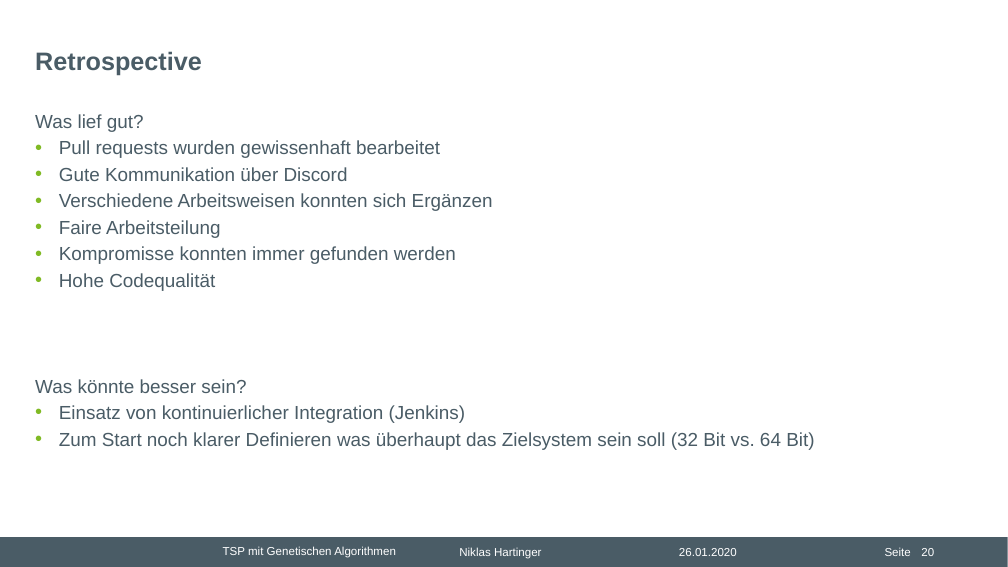
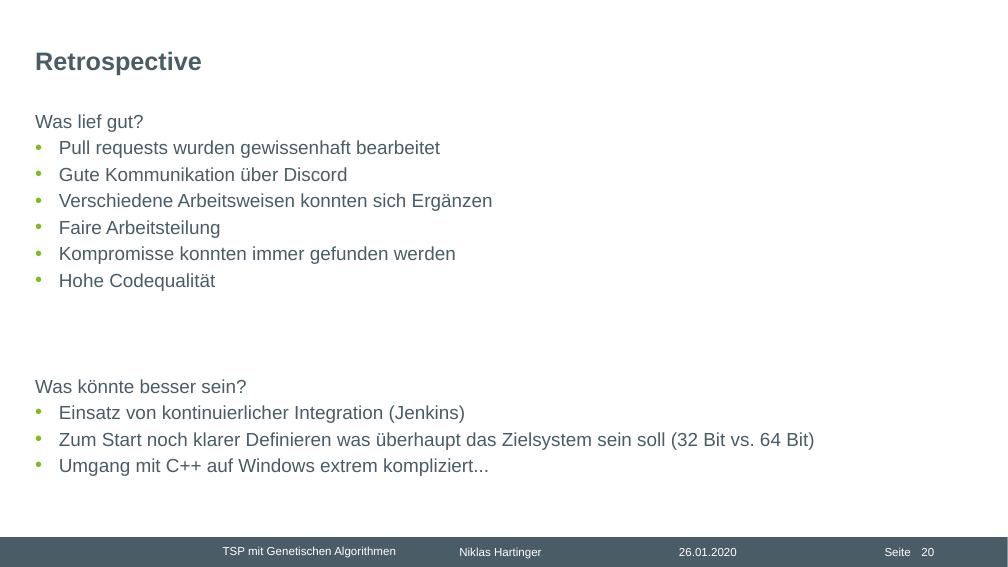
Before and after one commit to nhrt/Genetic-Algorithms, a slide deck: slide 20 of Projektvortrag/Präsentation Projektvortrag.pptx. Drawn at 1008x567 pixels with LibreOffice and Linux fonts; fonts in the diff are those of the drawing; background and template pictures are left out. Boxes give left, top, right and bottom in pixels: in the first picture for what was removed or moved away, otherwise in the second. Text is boxed around its words. In the diff, an @@ line names an element or a change of style, - is before the commit and + after.

```diff
--- a/Projektvortrag/Präsentation Projektvortrag.pptx
+++ b/Projektvortrag/Präsentation Projektvortrag.pptx
@@ text at [59, 458, 489, 476]: paragraph added @@
+• Umgang mit C++ auf Windows extrem kompliziert...
```
Also in this commit, not shown: 3 other slides changed.
